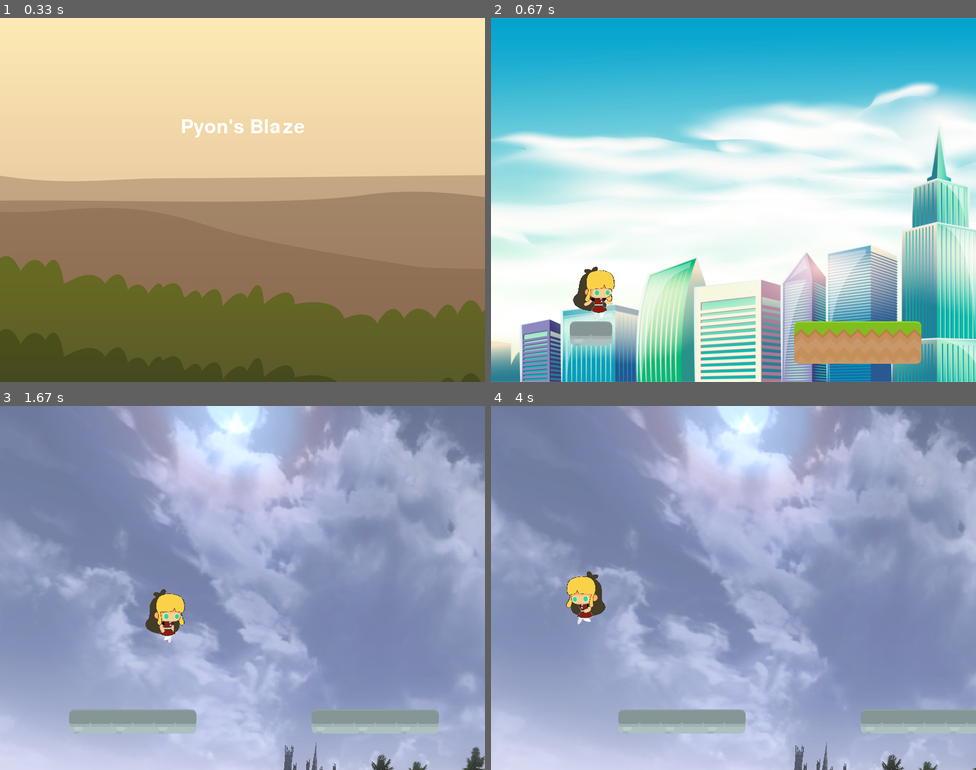
Above: before the commit, frames 1-4 (two rows, left to right).
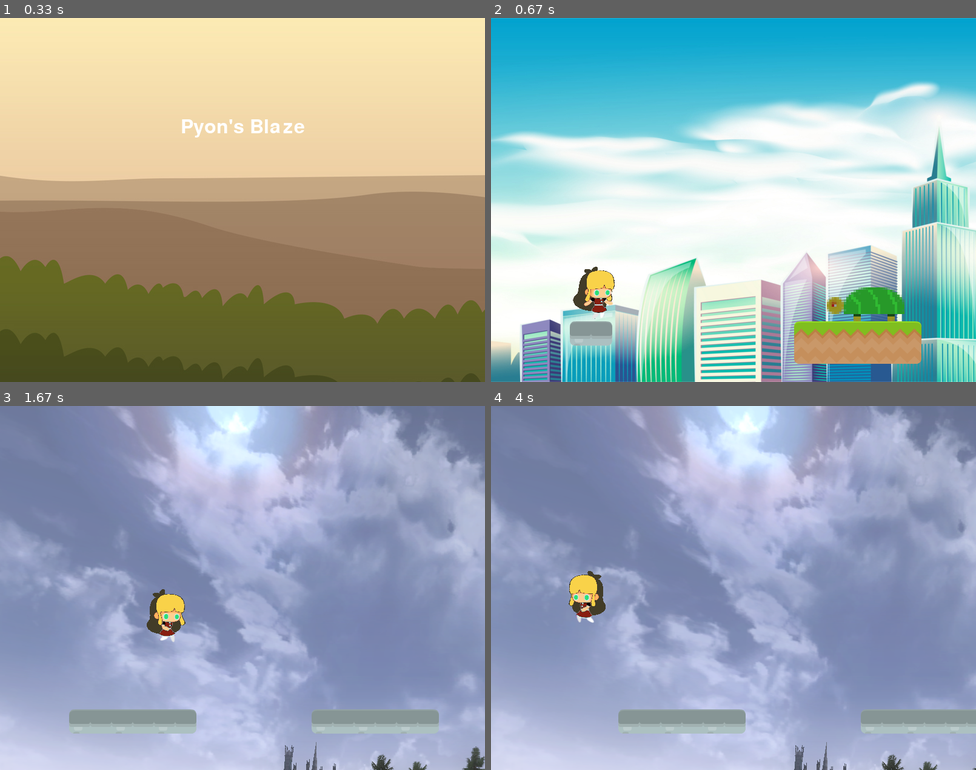
Above: after the commit, the same moments.

Repository: jacobhokanson/pyonsblaze
Game: pygame game, started from blaze_main_game.py
Same seed, same stepped clock (60 frames per second), same inputs: the game is played once before the commit and once after it.
Inputs:
- Up to frame 1 (0.33 s): no input
- Up to frame 2 (0.67 s): tap Space at 0.33 s
- Up to frame 3 (1.67 s): tap Space at 0.67, 1.4 s; tap = at 1 s; hold F5 from 1.33 s (still down); hold Right from 1.33 s (still down)
- Up to frame 4 (4 s): tap Space at 1.7, 1.9, 2.2, 2.4, 2.73, 3.03, 3.23, 3.53, 3.8 s; release F5 at 1.8 s; release Right at 1.8 s; hold Right 1.83-2.3 s; hold Up 2.33-2.63 s; hold Up 2.67-3.13 s; hold Left 3.17-3.7 s; hold Left from 3.73 s (still down)

Frame 1 is identical in both runs. In frame 2, 1.0% of the frame differs, in the area x 69-86%, y 74-84%; in frame 3, 0.2%; in frame 4, 0.4%.

Commit message:
Abstract entity, added enemy with random movement, unfinished interaction

Diff:
--- a/blaze_main_game.py
+++ b/blaze_main_game.py
@@ -22,6 +22,7 @@
 import platformer_constants as constants
 import platformer_levels as levels
 import platformer_platforms as platforms
+# import platformer_enemy as enemies
 import menu_screens
 
 from platformer_player import Player
@@ -62,7 +63,7 @@
 
     active_sprite_list = pygame.sprite.Group()
 
-    active_sprite_list.add(player)  # keep here
+    active_sprite_list.add(player)  # keep here  **WHY?**
 
     #background music
     pygame.mixer.music.load('game_sounds/bg_music_loop.wav')
@@ -104,10 +105,12 @@
                         player.go_right()
                     if event.key == pygame.K_UP or event.key == pygame.K_SPACE:
                         player.jump()
+
                     if event.key == pygame.K_p:  # COORDINATES DEVKEY
                         print(str(player.rect.x + -current_level.shift_hori) + ",", player.rect.y)
                     if event.key == pygame.K_F5:  # RESET DEVKEY
-                        player.die()
+                        current_level = levels.NewLevel(player, level_definitions[current_level_no])
+                        setupLevel(player, end_coin, current_level)
                     if event.key == pygame.K_EQUALS:
                             if current_level_no < len(level_definitions)-1:
                                 current_level_no += 1
@@ -150,12 +153,6 @@
                 diff = player.rect.bottom - 500
                 player.rect.bottom = 500
                 current_level.world_shift_y(-diff)
-
-
-            # if player hits bottom of the screen, reset
-            if player.rect.y >= (constants.SCREEN_HEIGHT + current_level.shift_vert) - player.rect.height: #and player.change_y >= 0:
-                falling_sound.play()
-                player.die()
 
 
             if player.coin_hit:
@@ -201,7 +198,7 @@
     pygame.quit()
 
 def setupLevel(player, coin, level):
-    level.interact_list.add(coin)
+    level.enemy_list.add(coin)
     player.level = level
     player.coin = coin
     player.rect.left, player.rect.bottom = level.platform_list.sprites()[0].rect.x, level.platform_list.sprites()[0].rect.y  # does
--- /dev/null
+++ b/platformer_enemy.py
@@ -0,0 +1,59 @@
+from platformer_spritesheet_functions import SpriteSheet
+from platformer_entities import Entity
+import pygame, random
+
+sprite_sheet = None
+
+class Enemy(pygame.sprite.Sprite, Entity):
+    # """ Superclass for all enemies.
+    #     Maybe subclass into different kinds of enemies based on behavior
+    #     e.g. walk, fly, how they are killed"""
+
+    """Enemy class for objects"""
+
+    def __init__(self):
+        # Call parent constructors
+        pygame.sprite.Sprite.__init__(self)
+        Entity.__init__(self)
+
+        sprite_sheet = SpriteSheet("game_images/enemy_spritesheet.png")
+        self.jumpsound = pygame.mixer.Sound("game_sounds/jump.wav")
+
+        image = sprite_sheet.get_image(0, 0, 128, 56)
+        self.walking_frames_r.append(image)
+        image = pygame.transform.flip(image, True, False)
+        self.walking_frames_l.append(image)
+
+        image = sprite_sheet.get_image(0, 56, 128, 56)
+        self.walking_frames_r.append(image)
+        image = pygame.transform.flip(image, True, False)
+        self.walking_frames_l.append(image)
+
+        self.image = self.walking_frames_r[0]
+
+        self.rect = self.image.get_rect()
+
+    def update(self):
+
+        self.act()
+
+        Entity.update(self)
+
+    def act(self):
+        cond = random.randint(0, 100)
+
+        if cond > 95:
+            self.go_left()
+        elif cond < 5:
+            self.go_right()
+        elif cond == 10:
+            self.jump()
+        else:
+            self.stop()
+
+    def die(self):
+        self.change_x = 0
+        self.change_y = 0
+        self.idle = True
+
+        self.rect.bottom = 0
--- /dev/null
+++ b/platformer_entities.py
@@ -0,0 +1,103 @@
+import pygame
+from platformer_platforms import MovingPlatform
+import platformer_constants as constants
+
+class Entity():
+
+    def __init__(self):
+        self.change_x = 0
+        self.change_y = 0
+
+        self.walking_frames_l = []
+        self.walking_frames_r = []
+
+        self.direction = "R"
+
+        #is player currently standing still?
+        self.idle = True
+
+        #List of sprites player could bump into
+        self.level = None
+
+    def calc_grav(ent):
+        #calculate effect of gravity
+        if ent.change_y == 0:
+            ent.change_y = 1
+        else:
+            ent.change_y += .35
+
+    def jump(self):
+        #move down 2 pixels to see if there is a platform below us. 2 px helps with platforms moving down
+        self.rect.y += 2
+        platform_hit_list = pygame.sprite.spritecollide(self, self.level.platform_list, False)
+        self.rect.y -= 2
+
+        #if it is ok to jump, set our speed upwards
+        if len(platform_hit_list) > 0:
+            self.change_y = -10
+            self.jumpsound.play()
+
+    def go_left(self):
+        self.change_x = -6
+        self.direction = "L"
+        self.idle = False
+
+    def go_right(self):
+        self.change_x = 6
+        self.direction = "R"
+        self.idle = False
+
+    def stop(self):
+        self.change_x = 0
+        self.idle = True
+
+    def setImage(self):
+        pos = self.rect.x + self.level.shift_hori
+        imgs = len(self.walking_frames_l)
+        if self.direction == "R":
+            if self.idle == False:
+                frame = (pos // imgs) % imgs
+            else:
+                frame = 0
+            self.image = self.walking_frames_r[frame]
+        else:
+            if self.idle == False:
+                frame = (pos // imgs) % imgs
+            else:
+                frame = 0
+            self.image = self.walking_frames_l[frame]
+
+    def update(self):
+        self.calc_grav()
+
+        self.rect.x += self.change_x
+
+        if self.rect.y >= (constants.SCREEN_HEIGHT + self.level.shift_vert) - self.rect.height: #and player.change_y >= 0:
+            # falling_sound.play()
+            self.die()
+
+        block_hit_list = pygame.sprite.spritecollide(self, self.level.platform_list, False)
+        for block in block_hit_list:
+            #if moving right, set right side to the left side of the item hit
+            if self.change_x > 0:
+                self.rect.right = block.rect.left
+            elif self.change_x < 0:
+                #vice-versa if moving left
+                self.rect.left = block.rect.right
+
+        self.rect.y += self.change_y
+
+        block_hit_list = pygame.sprite.spritecollide(self, self.level.platform_list, False)
+        for block in block_hit_list:
+            # reset position based on top/bottom of the object
+            if self.change_y > 0:
+                self.rect.bottom = block.rect.top
+            elif self.change_y < 0:
+                self.rect.top = block.rect.bottom
+
+            self.change_y = 0
+
+            if isinstance(block, MovingPlatform):
+                self.rect.x += block.change_x
+
+        self.setImage()
--- a/platformer_levels.py
+++ b/platformer_levels.py
@@ -2,7 +2,7 @@
 
 import platformer_constants as constants
 import platformer_platforms as platforms
-import platformer_interactables as items
+from platformer_enemy import Enemy
 
 class NewLevel():
     """ Properly designed class structure which will fill fields
@@ -30,14 +30,14 @@
     def __init__(self, player, datalist):
 
         self.platform_list = pygame.sprite.Group()
-        self.interact_list = pygame.sprite.Group()
+        self.enemy_list = pygame.sprite.Group()
         self.player = player
 
         self.background = pygame.image.load(datalist[0]).convert()
 
         self.create_static_platforms(datalist[1])
         self.create_moving_platforms(datalist[2])
-        self.create_interactables(datalist[3])
+        self.create_enemies(datalist[3])
 
         self.coin_xy = datalist[4]
 
@@ -72,14 +72,19 @@
             # bound1.rect.x, bound1.rect.y = block.boundary_right + 23, block.boundary_bottom + 8
             # self.interact_list.add(bound1)
 
-    def create_interactables(self, interlist):
-        for object in interlist:
-            continue
+    def create_enemies(self, enlist):
+        for en in enlist:
+            enemy = Enemy()
+            enemy.rect.x = en[0]
+            enemy.rect.y = en[1]
+            enemy.player = self.player
+            enemy.level = self
+            self.enemy_list.add(enemy)
 
     def update(self):
         """ Update everything in this level."""
         self.platform_list.update()
-        self.interact_list.update()
+        self.enemy_list.update()
 
     def draw(self, screen):
         """ Draw everything on this level. """
@@ -92,7 +97,7 @@
 
         # Draw all the sprite lists that we have
         self.platform_list.draw(screen)
-        self.interact_list.draw(screen)
+        self.enemy_list.draw(screen)
 
     def world_shift_x(self, shift_x):
         """ When the user moves left/right and we need to scroll everything: """
@@ -104,7 +109,7 @@
         for platform in self.platform_list:
             platform.rect.x += shift_x
 
-        for enemy in self.interact_list:
+        for enemy in self.enemy_list:
             enemy.rect.x += shift_x
 
     def world_shift_y(self, shift_y):
@@ -114,7 +119,7 @@
         for platform in self.platform_list:
             platform.rect.y += shift_y
 
-        for enemy in self.interact_list:
+        for enemy in self.enemy_list:
             enemy.rect.y += shift_y
 
 # Definition will follow this format: [background file path, static platform list, moving platform list, (coin_x, coin_y), (player_start_x, player_start_y)]
@@ -140,6 +145,7 @@
         ],
         [  # Interactable list 3
             # put enemies here
+            [560, 400]
         ],
         (1780, 91), # Coin_x and Coin_y 4
     ],  # End level 1
--- a/platformer_platforms.py
+++ b/platformer_platforms.py
@@ -31,7 +31,7 @@
 
 TRACK                 = (288, 766, 23, 23)
 
-CARPET = (504, 0, 70, 70)
+CARPET                = (504, 0, 70, 70)
 
 sprite_sheet = None
 
@@ -42,7 +42,7 @@
         """ Platform constructor. Assumes constructed with user passing in
             a tuple of 4 numbers like what's defined at the top of this
             code. """
-        pygame.sprite.Sprite.__init__(self)
+        super().__init__()
 
         # Grab the image for this platform
         self.image = sprite_sheet.get_image(sprite_sheet_data[0],
--- a/platformer_player.py
+++ b/platformer_player.py
@@ -1,45 +1,38 @@
 #holds Player class, which represents the user-controlled sprite on the screen
 #76, 100
 import pygame
-import platformer_constants as constants
-from platformer_platforms import MovingPlatform
 from platformer_spritesheet_functions import SpriteSheet
+from platformer_entities import Entity
 
-class Player(pygame.sprite.Sprite):
-    #this class represents the bar at the bottom that the player controls
+class Player(pygame.sprite.Sprite, Entity):
 
-    # -- Methods
     def __init__(self):
-        #constructor
+        # Call parent constructors
+        pygame.sprite.Sprite.__init__(self)
+        Entity.__init__(self)
 
-        #call parent's constructor
-        super().__init__()
-
-        #-- Attributes
-        #set speed vector of the player
-        self.change_x = 0
-        self.change_y = 0
-
-        #this holds the images for the animated walk left/right
-        self.walking_frames_l = []
-        self.walking_frames_r = []
-
-        #what direction is player facing?
-        self.direction = "R"
-
-        #is player currently standing still?
-        self.idle = True
-
-        #List of sprites player could bump into
-        self.level = None
-
-        #Player keeps track of coin
+        # Player keeps track of coin  **** SPECIFIC TO THE PLAYER ****
         self.coin = None
 
         sprite_sheet = SpriteSheet("game_images/girlwalksprite.png")
         self.jumpsound = pygame.mixer.Sound("game_sounds/jump.wav")
 
         #Load all the right-facing images into a list
+        image = sprite_sheet.get_image(84, 365, 83, 90)
+        self.walking_frames_r.append(image)
+        image = pygame.transform.flip(image, True, False)
+        self.walking_frames_l.append(image)
+
+        image = sprite_sheet.get_image(167, 365, 83, 90)
+        self.walking_frames_r.append(image)
+        image = pygame.transform.flip(image, True, False)
+        self.walking_frames_l.append(image)
+
+        image = sprite_sheet.get_image(250, 365, 83, 90)
+        self.walking_frames_r.append(image)
+        image = pygame.transform.flip(image, True, False)
+        self.walking_frames_l.append(image)
+
         image = sprite_sheet.get_image(0, 0, 83, 90)
         self.walking_frames_r.append(image)
         image = pygame.transform.flip(image, True, False)
@@ -125,21 +118,6 @@
         image = pygame.transform.flip(image, True, False)
         self.walking_frames_l.append(image)
 
-        image = sprite_sheet.get_image(84, 365, 83, 90)
-        self.walking_frames_r.append(image)
-        image = pygame.transform.flip(image, True, False)
-        self.walking_frames_l.append(image)
-
-        image = sprite_sheet.get_image(167, 365, 83, 90)
-        self.walking_frames_r.append(image)
-        image = pygame.transform.flip(image, True, False)
-        self.walking_frames_l.append(image)
-
-        image = sprite_sheet.get_image(250, 365, 83, 90)
-        self.walking_frames_r.append(image)
-        image = pygame.transform.flip(image, True, False)
-        self.walking_frames_l.append(image)
-
         #Set the image the player starts with
         self.image = self.walking_frames_r[0]
 
@@ -147,99 +125,17 @@
         self.rect = self.image.get_rect()
 
     def update(self):
-        #move the player
+        Entity.update(self)
 
-        #gravity
-        self.calc_grav()
-
-        #move left/right
-        self.rect.x += self.change_x
-        pos = self.rect.x + self.level.shift_hori
-        if self.direction == "R":
-            if self.idle == False:
-                frame = (pos // 20) % len(self.walking_frames_r)
-            else:
-                frame = 17
-            self.image = self.walking_frames_r[frame]
-        else:
-            if self.idle == False:
-                frame = (pos // 20) % len(self.walking_frames_l)
-            else:
-                frame = 17
-            self.image = self.walking_frames_l[frame]
-
-        #see if we hit anything
-        block_hit_list = pygame.sprite.spritecollide(self, self.level.platform_list, False)
-        for block in block_hit_list:
-            #if moving right, set right side to the left side of the item hit
-            if self.change_x > 0:
-                self.rect.right = block.rect.left
-            elif self.change_x < 0:
-                #vice-versa if moving left
-                self.rect.left = block.rect.right
-
+        # Next level coin:
         self.coin_hit = pygame.sprite.collide_rect(self, self.coin)
 
-        #move up/down
-        self.rect.y += self.change_y
-
-        #check and see if we hit anything
-        block_hit_list = pygame.sprite.spritecollide(self, self.level.platform_list, False)
-        for block in block_hit_list:
-            # reset position based on top/bottom of the object
-            if self.change_y > 0:
-                self.rect.bottom = block.rect.top
-            elif self.change_y < 0:
-                # vice-versa if moving left
-                self.rect.top = block.rect.bottom
-
-            #stop vertical movement
-            self.change_y = 0
-
-            if isinstance(block, MovingPlatform):
-                self.rect.x += block.change_x
-
-    def calc_grav(self):
-        #calculate effect of gravity
-        if self.change_y == 0:
-            self.change_y = 1
-        else:
-            self.change_y += .35
-
-        #Check if on ground
-        if self.rect.y >= constants.SCREEN_HEIGHT - self.rect.height and self.change_y >= 0:
-            self.change_y = 0
-            self.rect.y = constants.SCREEN_HEIGHT - self.rect.height
-
-    def jump(self):
-        #called when user hits jump button
-
-        #move down 2 pixels to see if there is a platform below us. 2 px helps with platforms moving down
-        self.rect.y += 2
-        platform_hit_list = pygame.sprite.spritecollide(self, self.level.platform_list, False)
-        self.rect.y -= 2
-
-        #if it is ok to jump, set our speed upwards
-        if len(platform_hit_list) > 0 or self.rect.bottom >= constants.SCREEN_HEIGHT:
-            self.jumpsound.play()
-            self.change_y = -10
-
-    def go_left(self):
-        #called when user hits left arrow
-        self.change_x = -6
-        self.direction = "L"
-        self.idle = False
-
-    def go_right(self):
-        #called when user hit right arrow
-        self.change_x = 6
-        self.direction = "R"
-        self.idle = False
-
-    def stop(self):
-        #called when user lets off the keyboard
-        self.change_x = 0
-        self.idle = True
+        enemy_hit = pygame.sprite.spritecollide(self, self.level.enemy_list, False)
+        for atk in enemy_hit:
+            if not self.rect.bottom > atk.rect.top + 10:
+                atk.die()
+            else:
+                self.die()
 
     def die(self):
         self.change_x = 0
Binary file added: game_images/enemy_spritesheet.png
